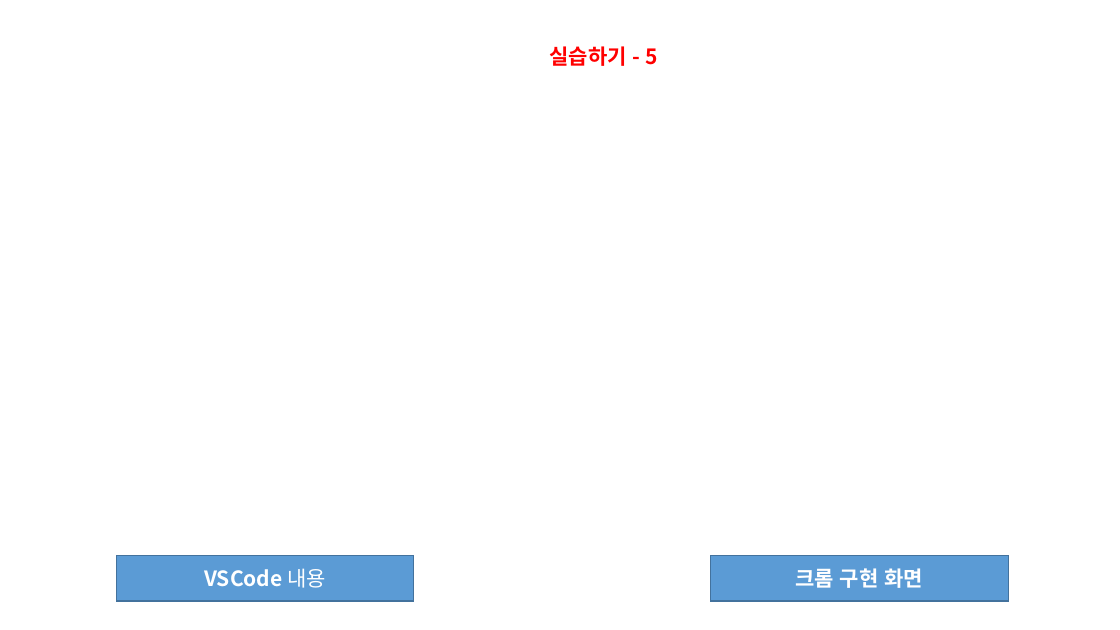
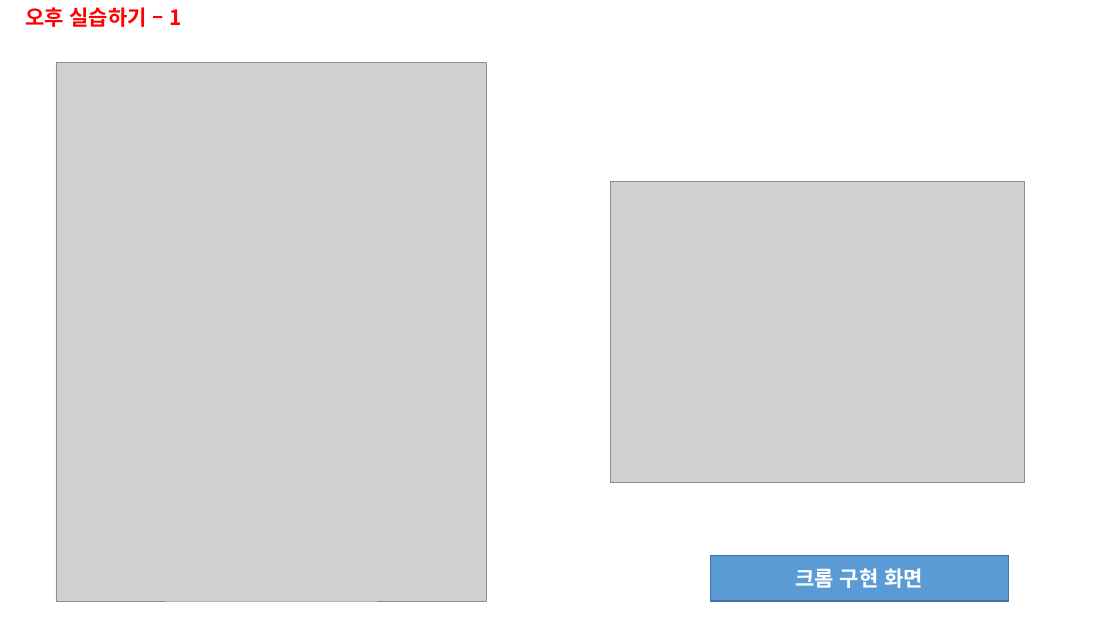
Before and after one commit to sonyoungsik/------, a slide deck: slide 13 of HTML(전체)/5월 13일 폴더/5강 과제 제출(손영식).pptx (slide 17 before the commit). Drawn at 1120x630 pixels with LibreOffice and Linux fonts; fonts in the diff are those of the drawing; grey boxes stand for pictures. Boxes give left, top, right and bottom in pixels: in the first picture for what was removed or moved away, otherwise in the second. Text is boxed around its words. In the diff, an @@ line names an element or a change of style, - is before the commit and + after.

```diff
--- a/HTML(전체)/5월 13일 폴더/5강 과제 제출(손영식).pptx
+++ b/HTML(전체)/5월 13일 폴더/5강 과제 제출(손영식).pptx
@@ text at (25,7,182,27): text changed @@
-실습하기 - 5
+오후 실습하기 – 1
@@ picture added at (56,63,487,602) @@
@@ picture added at (610,182,1024,482) @@
@@ rectangle removed at (116,555,413,601) @@
-VSCode 내용
```
Also in this commit, not shown: 4 other slides changed, 11 slides added, 13 slides removed, 11 other files.
